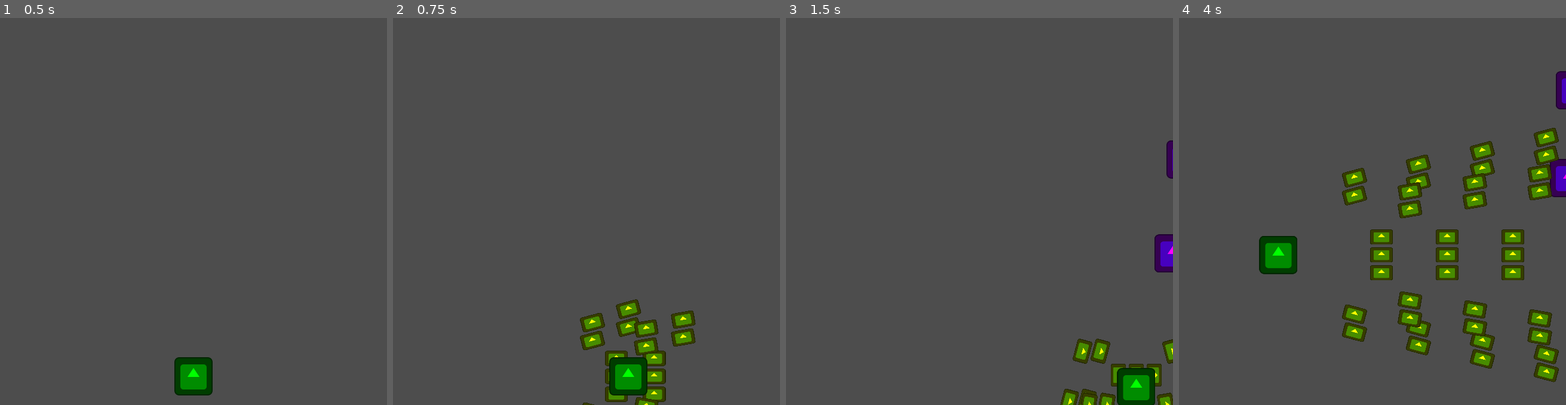
Above: before the commit, frames 1-4 (left to right).
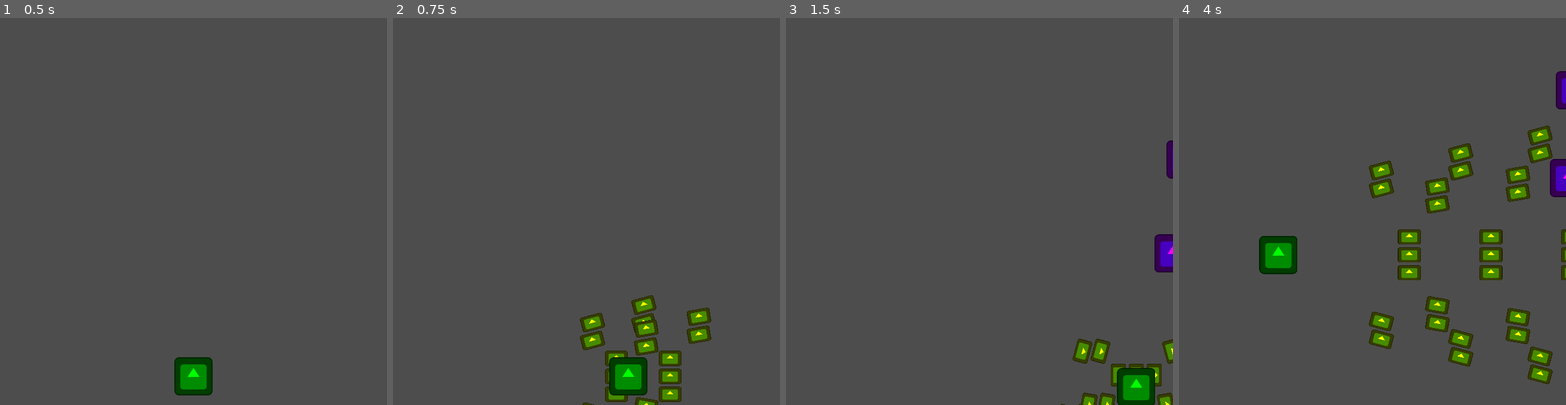
Above: after the commit, the same moments.

Repository: Zeroeth-0/Gatogun
Game: Godot game, scene res://scenes/levels/world.tscn
Same seed, same stepped clock (60 frames per second), same inputs: the game is played once before the commit and once after it. The engine's default icon, where the game draws it, is replaced by a stand-in: a white triangle on a blue panel in a dark square.
Inputs:
- Up to frame 1 (0.5 s): no input
- Up to frame 2 (0.75 s): tap Enter at 0.5 s; hold Right (RIGHT) from 0.53 s (still down); tap C (A) at 0.6 s
- Up to frame 3 (1.5 s): release Right (RIGHT) at 1.28 s; hold Down (DOWN) from 1.28 s (still down); tap X (B) at 1.35 s
- Up to frame 4 (4 s): release Down (DOWN) at 2.03 s; hold Right (RIGHT) 2.03-2.78 s; tap S (X) at 2.1 s; hold Up (UP) 2.78-3.53 s; tap Z (Y) at 2.85 s; hold Left (LEFT) from 3.53 s (still down); tap C (A) at 3.6 s

Frame 1 is identical in both runs. In frame 2, 2.3% of the frame differs, in the area x 57-83%, y 71-100%; in frame 3, 0.2%; in frame 4, 13%, in the area x 42-100%, y 27-95%.

Commit message:
120fps Enabled

Diff:
--- a/project.godot
+++ b/project.godot
@@ -13,6 +13,7 @@
 config/name="Gatodius"
 run/main_scene="res://scenes/levels/world.tscn"
 config/features=PackedStringArray("4.1", "GL Compatibility")
+run/max_fps=120
 config/icon="res://icon.svg"
 
 [autoload]
@@ -25,6 +26,7 @@
 
 window/size/viewport_width=648
 window/stretch/mode="canvas_items"
+window/vsync/vsync_mode=0
 
 [dotnet]
 
--- a/scenes/bullets/player/player_bullet.tscn
+++ b/scenes/bullets/player/player_bullet.tscn
@@ -8,7 +8,7 @@
 [node name="Player Bullet" type="Area2D" groups=["Fire"]]
 z_index = 1
 script = ExtResource("1_08ob5")
-speed = 1300.0
+speed = 1700.0
 
 [node name="Sprite2D" type="Sprite2D" parent="."]
 modulate = Color(1, 1, 0, 1)
